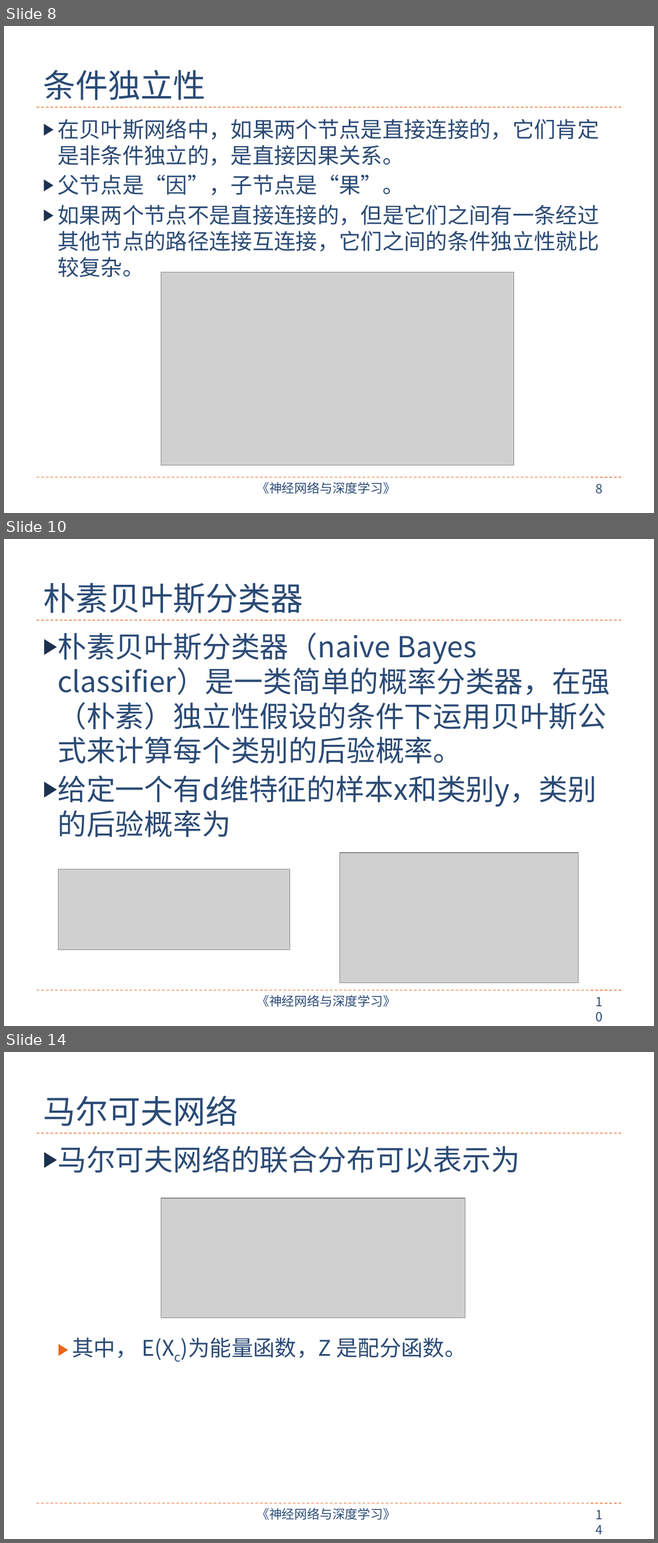
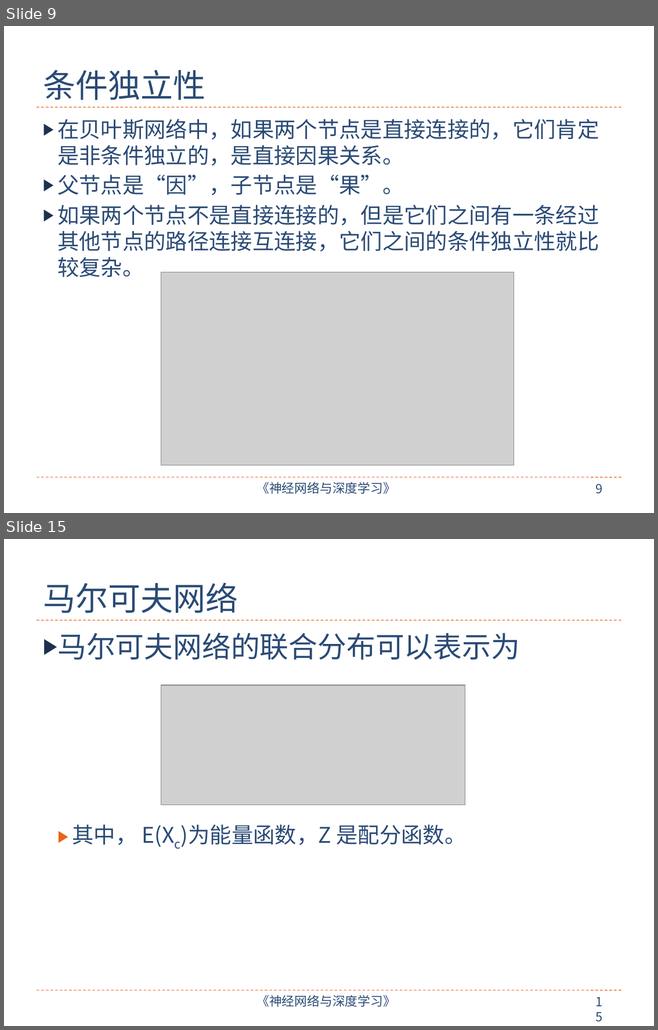
Before and after one commit to nndl/nndl.github.io, a slide deck: ppt/chap-概率图模型.pptx. Shown one above the other, each under a label of ours: slides 8, 10 and 14 before the commit, slides 9 and 15 after it; the slides between them are not shown. The pictures are 658x1543 and 658x1030 pixels, drawn with LibreOffice and Linux fonts; fonts in the diff are those of the drawing; grey boxes stand for pictures. Boxes give left, top, right and bottom in pixels: in the first picture for what was removed or moved away, otherwise in the second. Text is boxed around its words. In the diff, an @@ line names an element or a change of style, - is before the commit and + after.

```diff
--- a/ppt/chap-概率图模型.pptx
+++ b/ppt/chap-概率图模型.pptx
@@ slide 10 removed at (x1=4, y1=539, x2=654, y2=1026), background #FFFFFF; not listed: 4 template elements that a slide beside it also shows @@
@@ title removed at (x1=43, y1=583, x2=303, y2=613) @@
-朴素贝叶斯分类器
@@ text removed at (x1=57, y1=632, x2=610, y2=837) @@
-▶ 朴素贝叶斯分类器（naive Bayes classifier）是一类简单的概率分类器，在强（朴素）独立性假设的条件下运用贝叶斯公式来计算每个类别的后验概率。
-▶ 给定一个有d维特征的样本x和类别y，类别的后验概率为
@@ picture removed at (x1=58, y1=869, x2=290, y2=950) @@
@@ picture removed at (x1=340, y1=853, x2=578, y2=983) @@
@@ what was slide 8 is now slide 9 @@
@@ page number at (x1=595, y1=484, x2=602, y2=494): text changed @@
-8
+9
@@ what was slide 14 is now slide 15 @@
@@ page number at (x1=589, y1=991, x2=615, y2=1013): text changed @@
-14
+15
```
Also in this commit, not shown: 8 slides changed, 13 slides added, 3 other slides removed, 3 other files.
